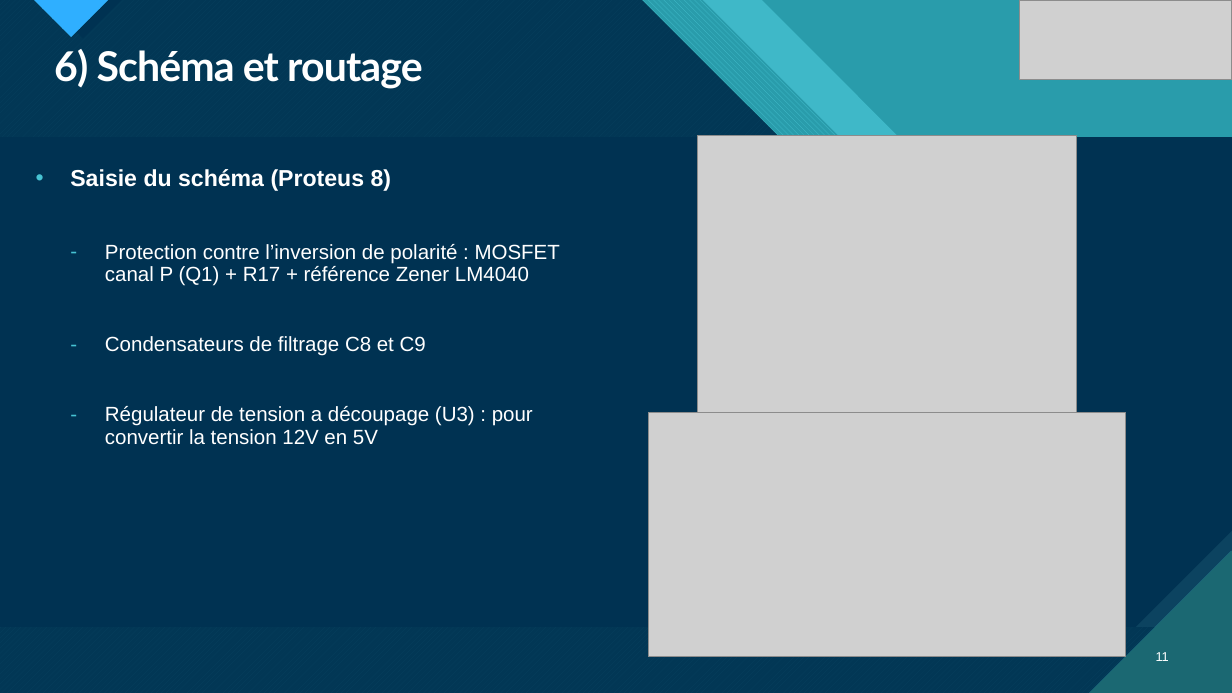
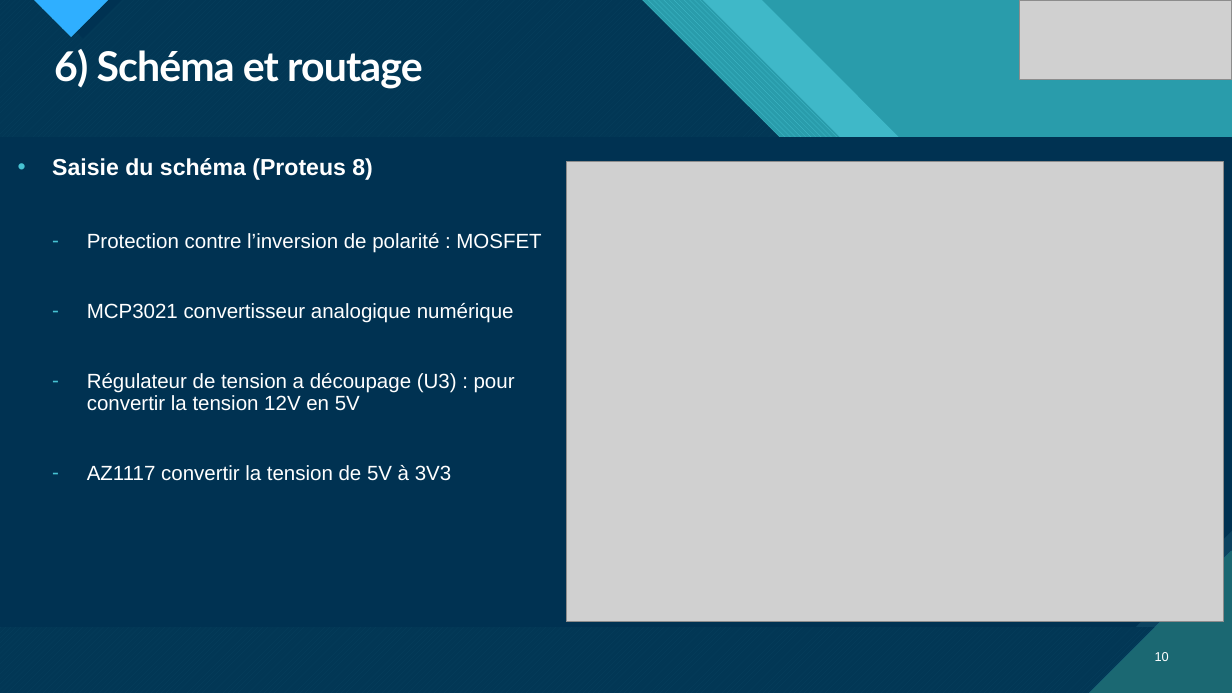
Before and after one commit to m4mchlk-svg/Projet-Pico-Centrale-Hydro-l-ctrique-BTS-CIEL-2nd, a slide deck: slide 10 of Rapport de PROJET/Diapo-Oral.pptx (slide 11 before the commit). Drawn at 1232x693 pixels with LibreOffice and Linux fonts; fonts in the diff are those of the drawing; grey boxes stand for pictures. Boxes give left, top, right and bottom in pixels: in the first picture for what was removed or moved away, otherwise in the second. Text is boxed around its words. In the diff, an @@ line names an element or a change of style, - is before the commit and + after.

```diff
--- a/Rapport de PROJET/Diapo-Oral.pptx
+++ b/Rapport de PROJET/Diapo-Oral.pptx
@@ picture removed at [698,136,1077,413] @@
@@ text "Saisie du schéma (Proteus 8)": place and size @@
-text "Saisie du schéma (Proteus 8)" at [70,169,560,445]
+text "Saisie du schéma (Proteus 8)" at [52,158,541,481]
@@ picture added at [567,162,1224,622] @@
@@ text at [87,233,541,323]: text changed @@
-– Protection contre l’inversion de polarité : MOSFET canal P (Q1) + R17 + référence Zener LM4040
-– Condensateurs de filtrage C8 et C9
+– Protection contre l’inversion de polarité : MOSFET
+– MCP3021 convertisseur analogique numérique
@@ picture removed at [648,413,1126,657] @@
@@ text at [87,465,451,481]: paragraph added @@
+– AZ1117 convertir la tension de 5V à 3V3
@@ page number at [1155,652,1169,661]: text changed @@
-11
+10
```
Also in this commit, not shown: 8 other slides changed, 2 slides removed.
